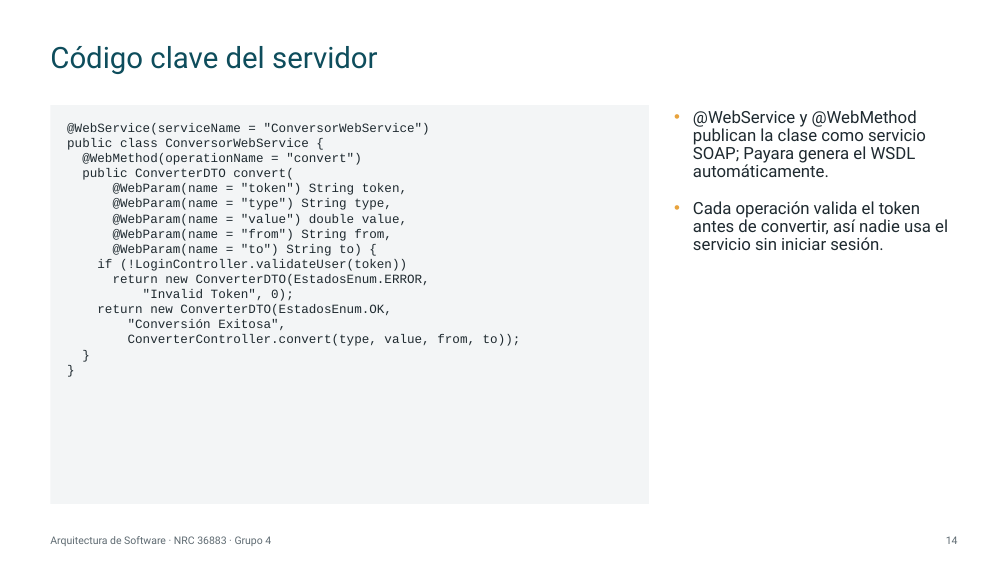
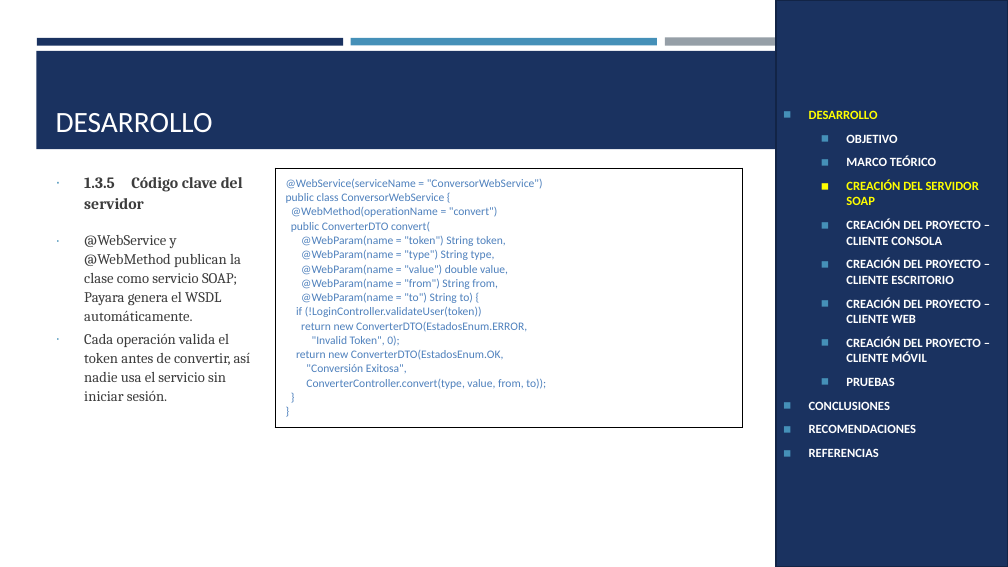
Before and after one commit to IMarcusDev/TI.1.1.-PAO202651_SOAP_JAVA_SINBDD_NRC_36883_GR04, a slide deck: slide 12 of 05. DOCUMENTACION/PRESENTACION TI.1.1. SOAP sin BDD en JAVA GR4.pptx (slide 14 before the commit). Drawn at 1008x567 pixels with LibreOffice and Linux fonts; fonts in the diff are those of the drawing. Boxes give left, top, right and bottom in pixels: in the first picture for what was removed or moved away, otherwise in the second. Text is boxed around its words. In the diff, an @@ line names an element or a change of style, - is before the commit and + after.

```diff
--- a/05. DOCUMENTACION/PRESENTACION TI.1.1. SOAP sin BDD en JAVA GR4.pptx
+++ b/05. DOCUMENTACION/PRESENTACION TI.1.1. SOAP sin BDD en JAVA GR4.pptx
@@ rectangle added at (776,0,1008,567), fill #1A3260, outline #122446 1.75 pt, 12 pt, text #FFFFFF, bold @@
+◼ DESARROLLO
+  ◼ OBJETIVO
+  ◼ MARCO TEÓRICO
+  ◼ CREACIÓN DEL SERVIDOR SOAP
+  ◼ CREACIÓN DEL PROYECTO – CLIENTE CONSOLA
+  ◼ CREACIÓN DEL PROYECTO – CLIENTE ESCRITORIO
+  ◼ CREACIÓN DEL PROYECTO – CLIENTE WEB
+  ◼ CREACIÓN DEL PROYECTO – CLIENTE MÓVIL
+  ◼ PRUEBAS
+◼ CONCLUSIONES
+◼ RECOMENDACIONES
+◼ REFERENCIAS
@@ rectangle added at (36,51,972,149), fill #1A3260 @@
@@ rectangle added at (37,38,343,45), fill #1A3260 @@
@@ title removed at (50,46,377,74) @@
-Código clave del servidor
@@ rectangle added at (351,38,657,45), fill #4590B8 @@
@@ rectangle added at (665,38,971,46), fill #969FA7 @@
@@ text removed at (51,105,650,504) @@
-@WebService(serviceName = "ConversorWebService")
-public class ConversorWebService {
-@WebMethod(operationName = "convert")
-public ConverterDTO convert(
-@WebParam(name = "token") String token,
-@WebParam(name = "type") String type,
-@WebParam(name = "value") double value,
-@WebParam(name = "from") String from,
-@WebParam(name = "to") String to) {
-if (!LoginController.validateUser(token))
-return new ConverterDTO(EstadosEnum.ERROR,
-"Invalid Token", 0);
-return new ConverterDTO(EstadosEnum.OK,
-"Conversión Exitosa",
-ConverterController.convert(type, value, from, to));
-}
-}
@@ title added at (56,113,213,132), 28 pt, text #FFFFFF @@
+DESARROLLO
@@ text "1.3.5 Código clave del servidor": place and size @@
-text "1.3.5 Código clave del servidor" at (693,110,948,250)
+text "1.3.5 Código clave del servidor" at (84,177,251,401)
@@ text at (84,177,243,209): paragraph added @@
+∙ 1.3.5 Código clave del servidor
@@ table added at (275,168,743,393), 1 rows, 1 columns @@
+@WebService(serviceName = "ConversorWebService") / public class ConversorWebService { / @WebMethod(operationName = "convert") / public ConverterDTO convert( / @WebParam(name = "token") String token, / @WebParam(name = "type") String type, / @WebParam(name = "value") double value, / @WebParam(name = "from") String from, / @WebParam(name = "to") String to) { / if (!LoginController.validateUser(token)) / return new ConverterDTO(EstadosEnum.ERROR, / "Invalid Token", 0); / return new ConverterDTO(EstadosEnum.OK, / "Conversión Exitosa", / ConverterController.convert(type, value, from, to)); / } / }
@@ text at (84,235,251,401): size 16 to 14 pt, font Roboto to Cambria, text colour #1F2A30 to #3D3D3D in "@WebService y @WebMethod publican la clase como ...", "Cada operación valida el token antes de ..."; bullet • to ∙; line spacing 0.9 to 1.07; less space between paragraphs; bullet colour #E8A33D to #4590B8 @@
@@ text removed at (50,536,271,546) @@
-Arquitectura de Software · NRC 36883 · Grupo 4
@@ page number removed at (946,536,958,544) @@
-14
```
Also in this commit, not shown: 23 other slides changed, 6 slides added, 14 slides removed, 1 other file.
